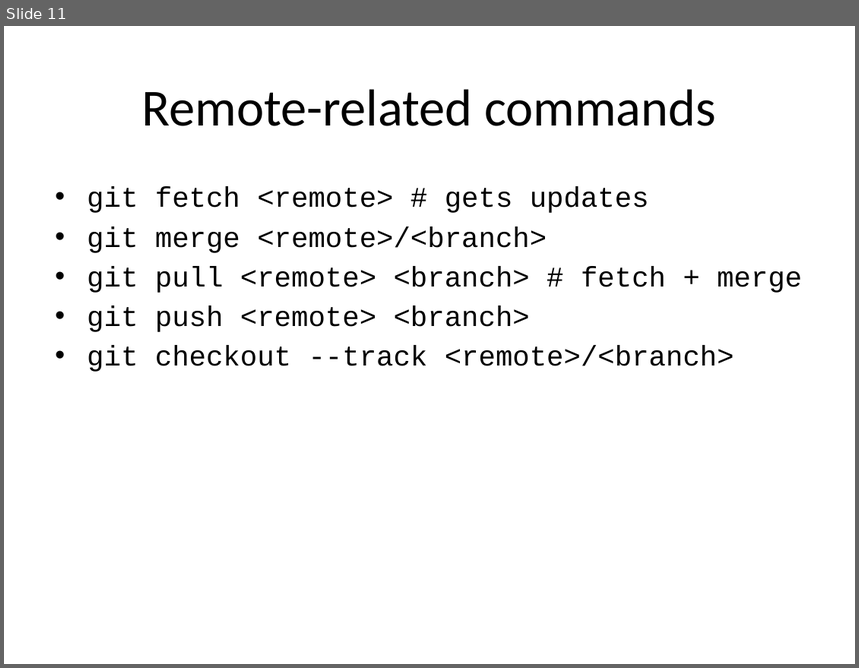
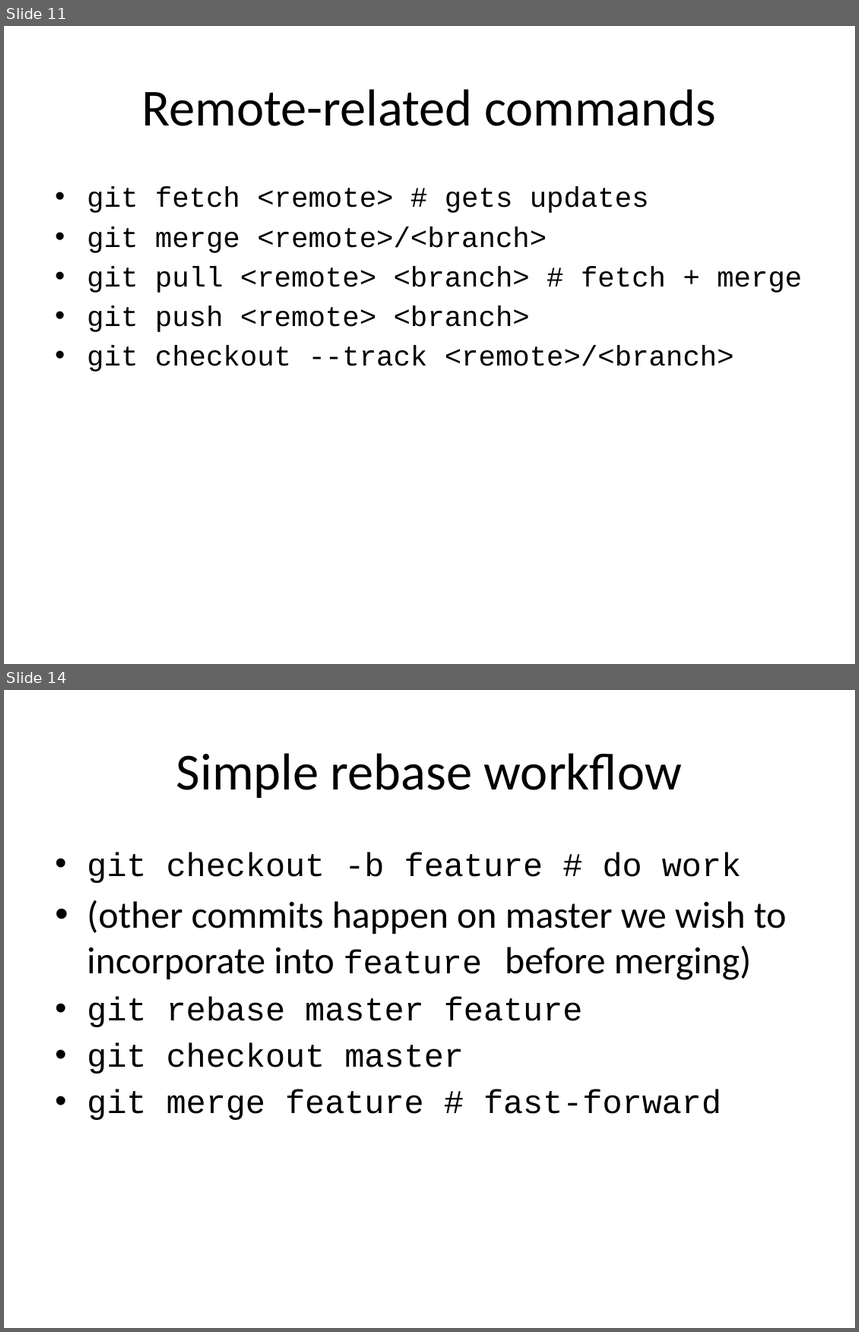
Before and after one commit to nuitrcs/intermediate-git-workshop, a slide deck: Intermediate Git and GitHub.pptx. Shown one above the other, each under a label of ours: slide 11 before the commit, slides 11 and 14 after it; the slides between them are not shown. The pictures are 859x668 and 859x1332 pixels, drawn with LibreOffice and Linux fonts; fonts in the diff are those of the drawing; background and template pictures are left out. Boxes give left, top, right and bottom in pixels: in the first picture for what was removed or moved away, otherwise in the second. Text is boxed around its words. In the diff, an @@ line names an element or a change of style, - is before the commit and + after.

```diff
--- a/Intermediate Git and GitHub.pptx
+++ b/Intermediate Git and GitHub.pptx
@@ slide 14 added at bbox=[4, 690, 855, 1328], background picture (left out) @@
@@ title added at bbox=[177, 753, 682, 798], 44 pt, text #000000 @@
+Simple rebase workflow
@@ text added at bbox=[87, 852, 786, 1120], 28 pt, text #000000 @@
+• git checkout -b feature # do work
+• (other commits happen on master we wish to incorporate into feature before merging)
+• git rebase master feature
+• git checkout master
+• git merge feature # fast-forward
@@ page number added at bbox=[614, 1281, 813, 1315], 12 pt, text #FFFFFF @@
+13
```
Also in this commit, not shown: 3 slides changed, 11 other slides added.
